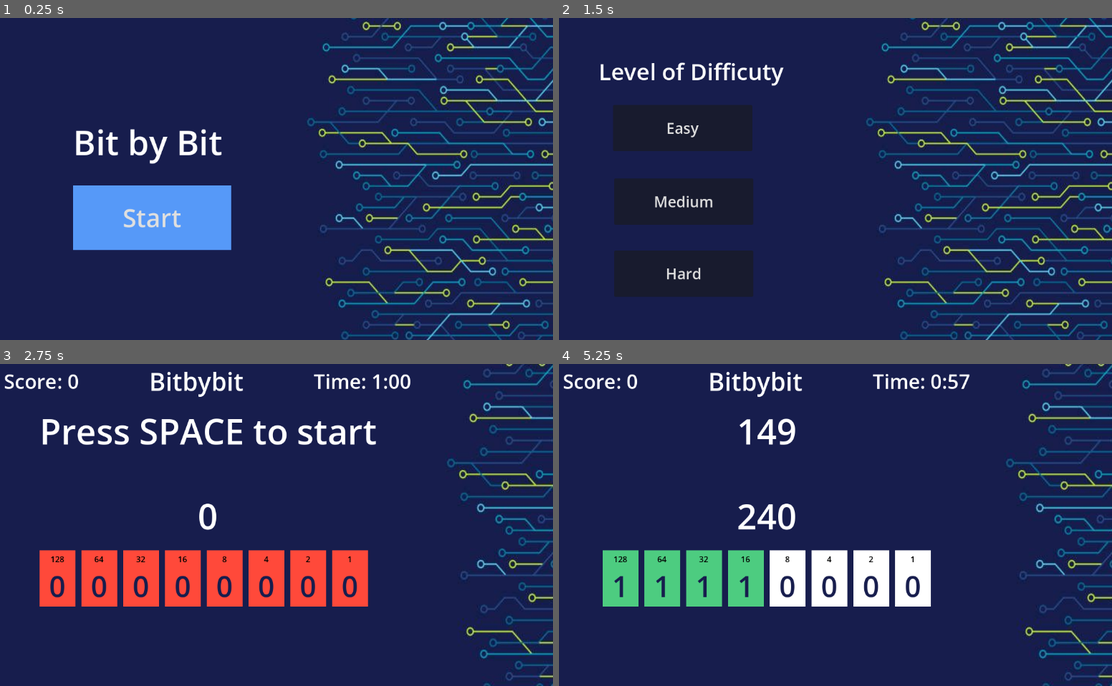
Above: before the commit, frames 1-4 (two rows, left to right).
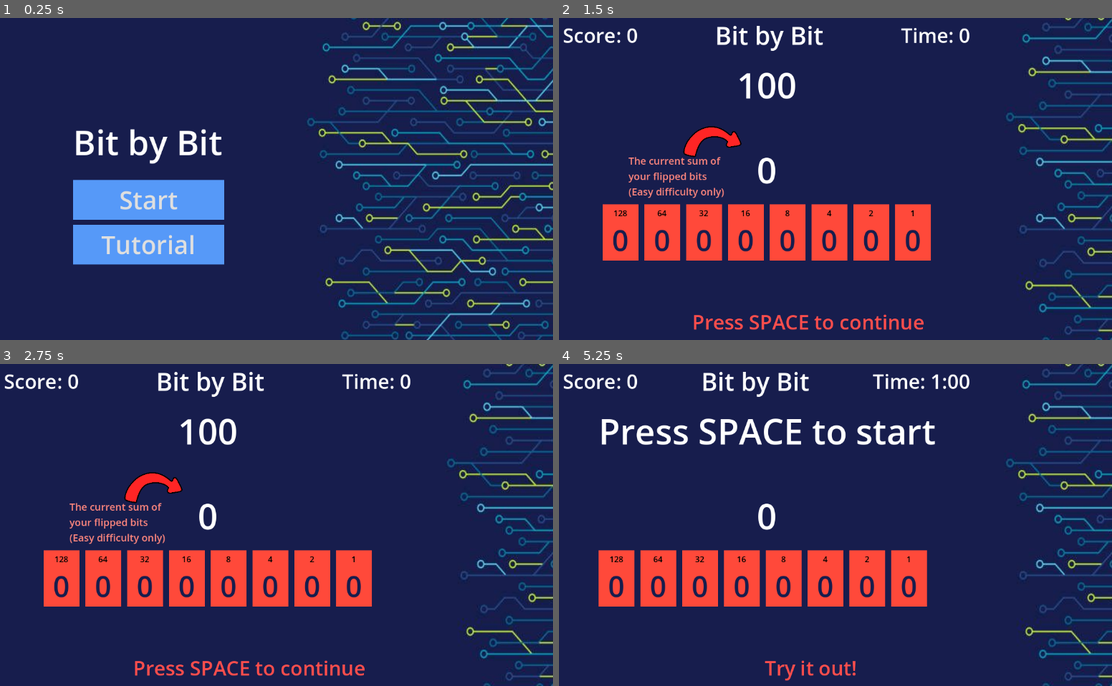
Above: after the commit, the same moments.

Repository: syddddddd/COMP4900_Project2
Game: Godot game, scene res://HomePage.tscn
The game is run twice, just before and just after one commit, with the same random seed, the same clock (stepped at 60 frames per second) and the same inputs.
Inputs (mouse positions are in pixels of both pictures, inside the frame that each line leads up to):
- Up to frame 1 (0.25 s): no input
- Up to frame 2 (1.5 s): click "Start" (after the commit: "Tutorial") at 0.5 s; tap Enter (ui_accept) at 1.25 s; move the mouse to (951, 162) at 1.27 s; hold Enter (ui_accept) from 1.28 s (still down); click (951, 162) at 1.42 s
- Up to frame 3 (2.75 s): release Enter (ui_accept) at 2 s; click (121, 473) at 2 s, where only the run before the commit has a clickable "Easy"
- Up to frame 4 (5.25 s): tap Space every 0.75 s from 2.75 to 5 s; move the mouse to (614, 579) at 2.77 s; tap Enter (ui_accept) at 2.85, 3.02, 3.32, 4.35, 4.52, 4.82 s; click (614, 579) at 2.92 s; move the mouse to (664, 579) at 3.52 s; hold Enter (ui_accept) 3.53-4.28 s; click (664, 579) at 3.67 s; move the mouse to (702, 579) at 4.27 s; click (702, 579) at 4.42 s; move the mouse to (747, 579) at 5.02 s; hold Enter (ui_accept) from 5.03 s (still down); click (747, 579) at 5.17 s

The runs differ from the first frame. In frame 1, 3.1% of the frame differs, in the area x 13-42%, y 50-77%; in frame 2, 33%, in the area x 0-100%, y 0-100%; in frame 3, 8.7%; in frame 4, 13%.

Commit message:
final working tutorial i think

Diff:
--- a/project-2-comp-49000/Game.tscn
+++ b/project-2-comp-49000/Game.tscn
@@ -42,7 +42,7 @@
 
 [node name="Number" type="Label" parent="TopBar"]
 layout_mode = 2
-text = "Bitbybit"
+text = "Bit by Bit"
 label_settings = SubResource("LabelSettings_wbfu4")
 
 [node name="spacer" type="Control" parent="TopBar"]
--- a/project-2-comp-49000/HomePage.tscn
+++ b/project-2-comp-49000/HomePage.tscn
@@ -1,7 +1,8 @@
-[gd_scene load_steps=6 format=3 uid="uid://dbwhokwotdtv6"]
+[gd_scene load_steps=7 format=3 uid="uid://dbwhokwotdtv6"]
 
 [ext_resource type="Script" uid="uid://c05nk50lqx7tq" path="res://start_button.gd" id="1_1h7vm"]
 [ext_resource type="Texture2D" uid="uid://csn7ey8vpbfpf" path="res://images/bg-full.jpeg" id="1_k1fio"]
+[ext_resource type="Script" uid="uid://chyq0traugo8n" path="res://tutorial_button.gd" id="3_b8wn7"]
 
 [sub_resource type="LabelSettings" id="LabelSettings_ajkgm"]
 font_size = 69
@@ -36,13 +37,25 @@
 
 [node name="StartButton" type="Button" parent="."]
 offset_left = 187.0
-offset_top = 337.0
-offset_right = 505.0
-offset_bottom = 467.0
+offset_top = 326.0
+offset_right = 491.0
+offset_bottom = 406.0
 theme_override_font_sizes/font_size = 50
 theme_override_styles/normal = SubResource("StyleBoxFlat_1h7vm")
 theme_override_styles/hover = SubResource("StyleBoxFlat_k1fio")
 text = "Start"
 script = ExtResource("1_1h7vm")
 
+[node name="TutorialButton" type="Button" parent="."]
+offset_left = 187.0
+offset_top = 416.0
+offset_right = 491.0
+offset_bottom = 496.0
+theme_override_font_sizes/font_size = 50
+theme_override_styles/normal = SubResource("StyleBoxFlat_1h7vm")
+theme_override_styles/hover = SubResource("StyleBoxFlat_k1fio")
+text = "Tutorial"
+script = ExtResource("3_b8wn7")
+
 [connection signal="pressed" from="StartButton" to="StartButton" method="_on_pressed"]
+[connection signal="pressed" from="TutorialButton" to="TutorialButton" method="_on_pressed"]
--- a/project-2-comp-49000/TutorialGame.gd
+++ b/project-2-comp-49000/TutorialGame.gd
@@ -116,8 +116,10 @@
 
 func start_game():
 	score = 0
-	time_remaining = 60.0
+	time_remaining = 600.0
 	is_game_active = true
+	game_started = true
+	continue_label.text = "Press SPACE to exit tutorial"
 	Enable_all_bits()
 
 	update_score_display()
@@ -212,11 +214,17 @@
 		advance_tutorial()
 		return
 
+	if is_game_active and event.is_action_pressed("ui_accept"):
+		if game_started:
+			is_game_active = false
+			game_started = false
+			end_game()
+
 	# Add restart with spacebar or something
 	if not is_game_active and event.is_action_pressed("ui_accept"):
 		if game_started:
 			# Game over, restart
-			reset_game()
+			end_game()
 		else:
 			# First time starting
 			start_game()
--- a/project-2-comp-49000/TutorialGame.tscn
+++ b/project-2-comp-49000/TutorialGame.tscn
@@ -51,7 +51,7 @@
 
 [node name="Number" type="Label" parent="TopBar"]
 layout_mode = 2
-text = "Bitbybit"
+text = "Bit by Bit"
 label_settings = SubResource("LabelSettings_wbfu4")
 
 [node name="spacer" type="Control" parent="TopBar"]
--- /dev/null
+++ b/project-2-comp-49000/tutorial_button.gd
@@ -0,0 +1,11 @@
+extends Button
+
+
+# Called when the node enters the scene tree for the first time.
+func _ready() -> void:
+	pass # Replace with function body.
+
+
+
+func _on_pressed() -> void:
+	get_tree().change_scene_to_file("res://TutorialGame.tscn")
Not shown, added: project-2-comp-49000/tutorial_button.gd.uid
